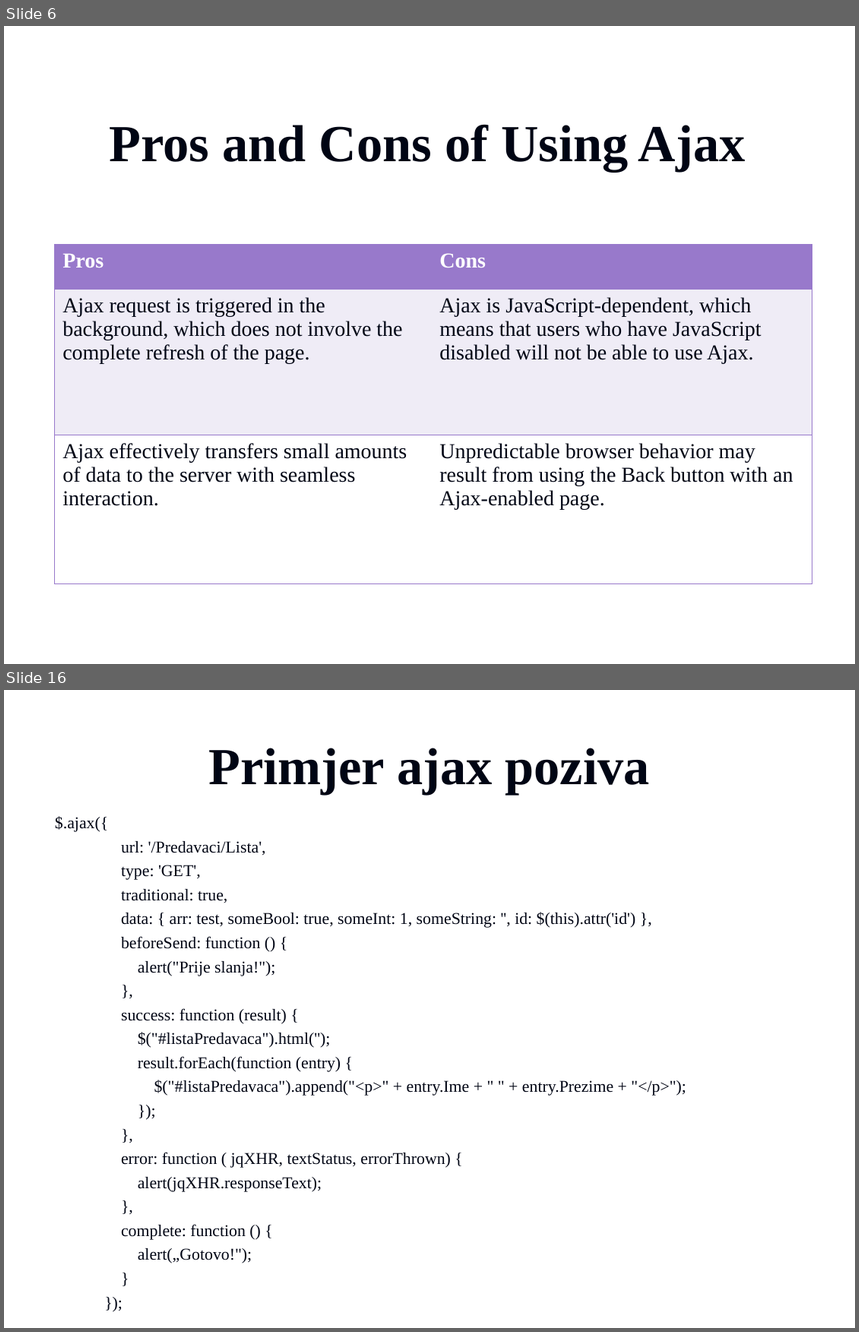
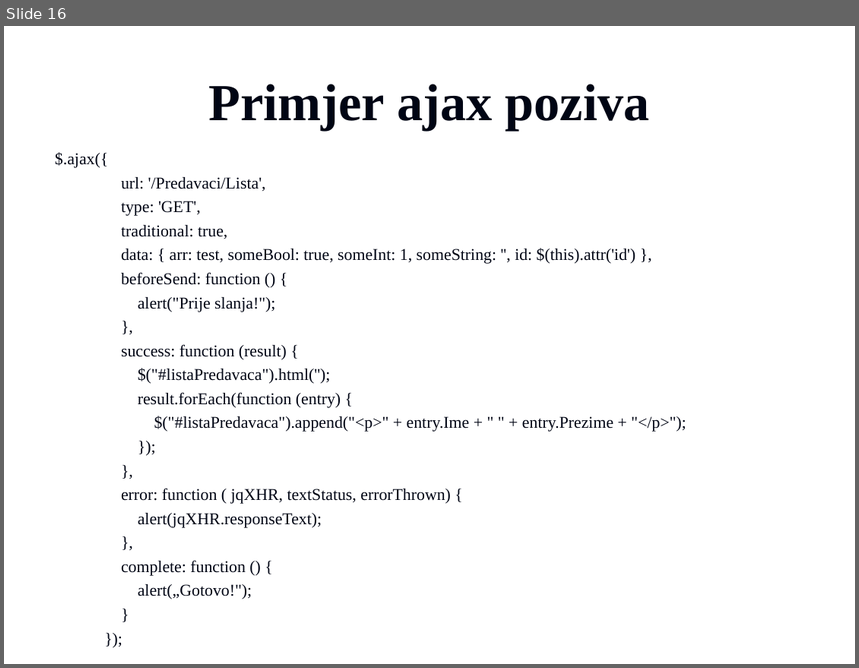
Before and after one commit to vzdesic/PZI, a slide deck: PPTs/16 MVC klijentsko programiranje.ppt. Shown one above the other, each under a label of ours: slides 6 and 16 before the commit, slide 16 after it; the slides between them are not shown. The pictures are 859x1332 and 859x668 pixels, drawn with LibreOffice and Linux fonts; fonts in the diff are those of the drawing; background and template pictures are left out. Boxes give left, top, right and bottom in pixels: in the first picture for what was removed or moved away, otherwise in the second. Text is boxed around its words. In the diff, an @@ line names an element or a change of style, - is before the commit and + after.

```diff
--- a/PPTs/16 MVC klijentsko programiranje.ppt
+++ b/PPTs/16 MVC klijentsko programiranje.ppt
@@ slide 6 removed at [4,26,855,664], background picture (left out) @@
@@ title removed at [109,124,746,171] @@
-Pros and Cons of Using Ajax
@@ table removed at [54,245,813,584], 3 rows, 2 columns @@
-Pros | Cons
-Ajax request is triggered in the background, which does not involve the complete refresh of the page. | Ajax is JavaScript-dependent, which means that users who have JavaScript disabled will not be able to use Ajax.
-Ajax effectively transfers small amounts of data to the server with seamless interaction. | Unpredictable browser behavior may result from using the Back button with an Ajax-enabled page.
```
Also in this commit, not shown: 8 slides changed, 4 slides added, 3 other slides removed, 3 other files.
